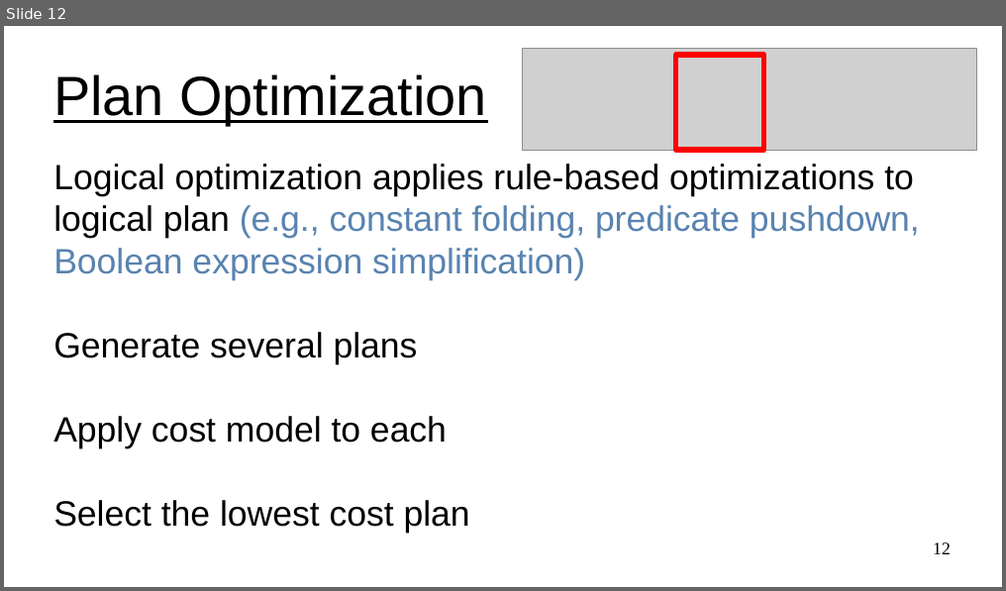
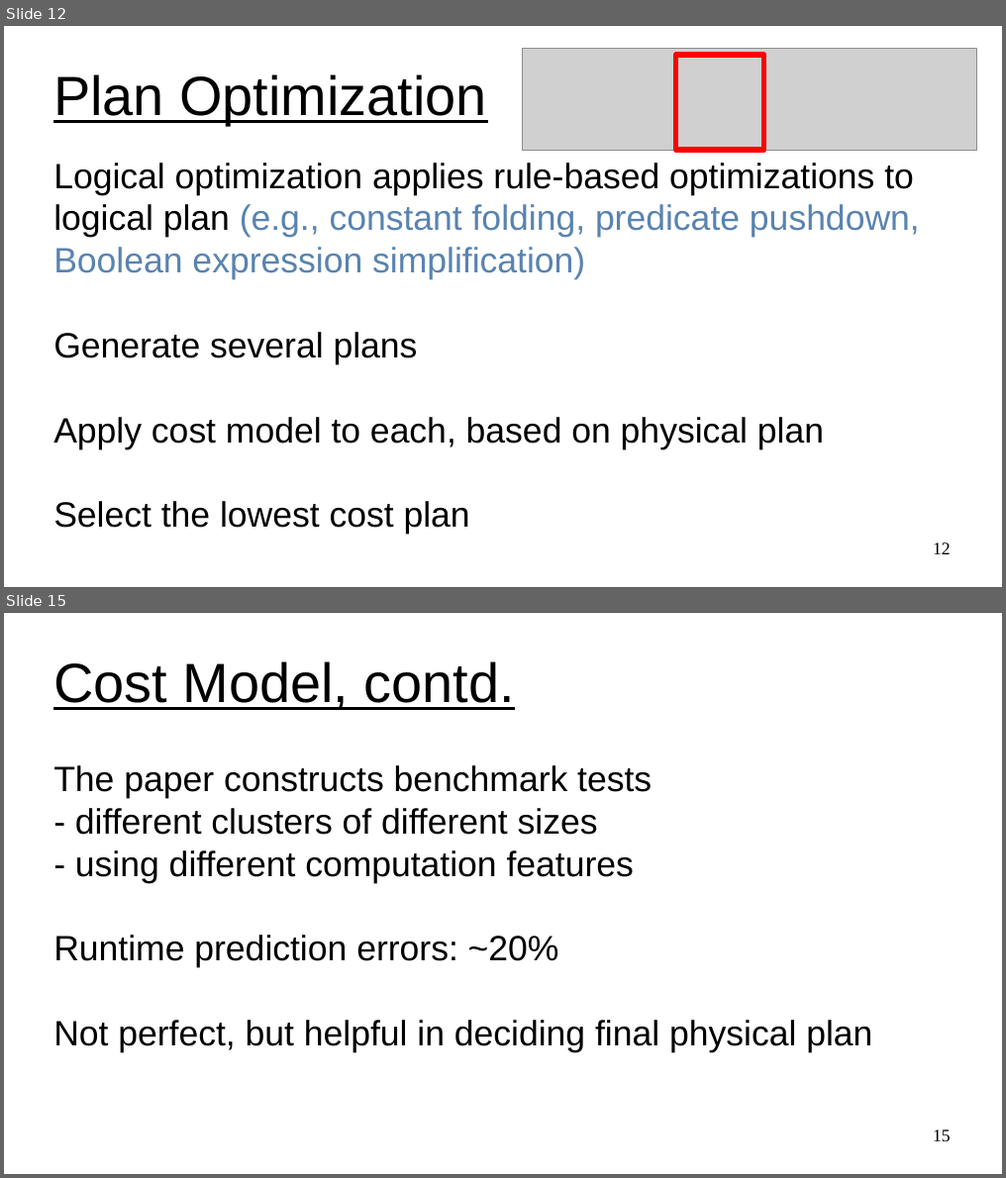
Before and after one commit to UVADS/distributed_computing, a slide deck: 03_dataframes_and_spark_sql/content_catalyst_optimizer/catalyst_optimizer_for_spark_sql.ppt. Shown one above the other, each under a label of ours: slide 12 before the commit, slides 12 and 15 after it; the slides between them are not shown. The pictures are 1006x591 and 1006x1178 pixels, drawn with LibreOffice and Linux fonts; fonts in the diff are those of the drawing; grey boxes stand for pictures. Boxes give left, top, right and bottom in pixels: in the first picture for what was removed or moved away, otherwise in the second. Text is boxed around its words. In the diff, an @@ line names an element or a change of style, - is before the commit and + after.

```diff
--- a/03_dataframes_and_spark_sql/content_catalyst_optimizer/catalyst_optimizer_for_spark_sql.ppt
+++ b/03_dataframes_and_spark_sql/content_catalyst_optimizer/catalyst_optimizer_for_spark_sql.ppt
@@ slide 15 added at <box>4,613,1002,1174</box>, background #FFFFFF @@
@@ title added at <box>54,662,515,710</box>, 44 pt, text #000000, underline @@
+Cost Model, contd.
@@ subtitle added at <box>54,765,872,1053</box>, 28 pt, text #000000 @@
+The paper constructs benchmark tests
+- different clusters of different sizes
+- using different computation features
+Runtime prediction errors: ~20%
+Not perfect, but helpful in deciding final physical plan
@@ page number added at <box>933,1130,950,1142</box>, 14 pt, text #000000 @@
+15
@@ slide 12 changed as well @@
@@ subtitle at <box>54,417,824,450</box>: text changed @@
-Apply cost model to each
+Apply cost model to each, based on physical plan
```
Also in this commit, not shown: 3 other slides changed, 4 other slides added, 1 slide removed, 1 other file.
